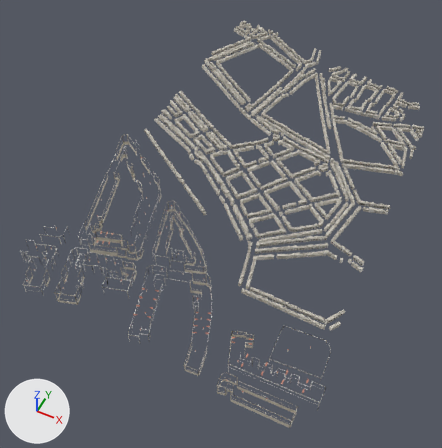
The glTF model public/tiles/norte/d_7_0.glb as it was, and as the next commit left it.
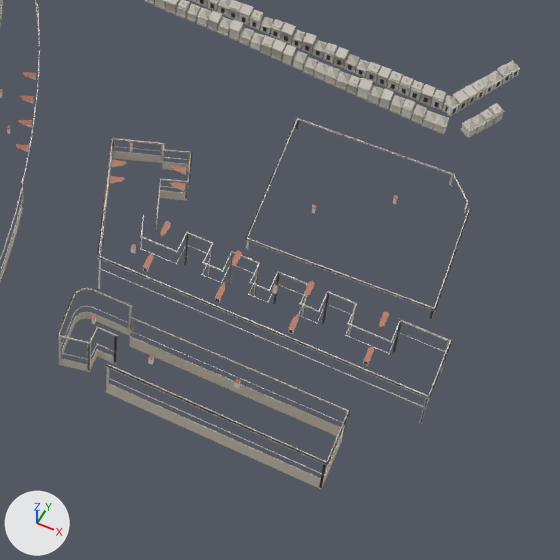
Old and new are each drawn whole from a 50 mm lens placed at (1933.0, 1200.0, 530.0), pointed at (1730.0, 1605.0, 24.0) and again close up on the part from 45% to 81% of the width and 65% to 100% of the height. Lighting does not change. The marker at lower left points along +X, +Y and +Z. The older version's two pictures come first. Where no turn or scale is listed for an object, it has been applied to the vertices. Vertices at exactly the same position are counted once.

In view in the first close-up: 'detail'.
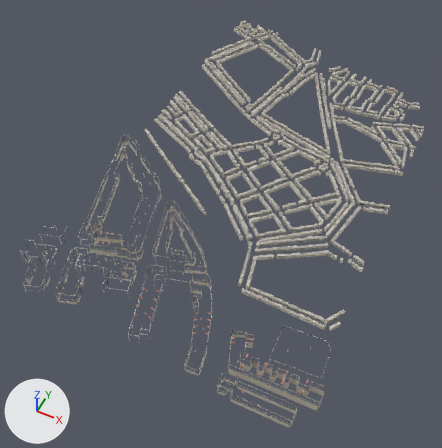
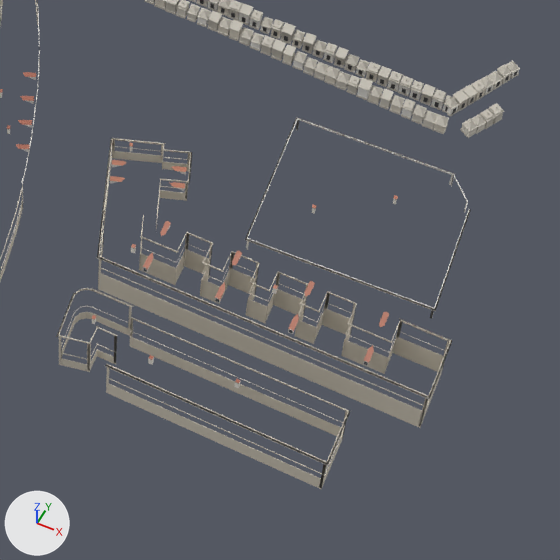
Patch to the scene script:
```diff
--- a/public/tiles/norte/d_7_0.glb.py
+++ b/public/tiles/norte/d_7_0.glb.py
@@ me_detail @@
 # used by ob_detail; location = (1751.7, 1662.7, 61.7)
-me_detail.from_pydata(...)  # 109532 vertices, 129932 faces; spans x -153.0..153.0, y -255.0..255.0, z -34.0..34.0
+me_detail.from_pydata(...)  # 109650 vertices, 130024 faces; spans x -153.0..153.0, y -255.0..255.0, z -34.0..34.0
+# me_detail part 1: the loose piece of 18 vertices spanning x 71.0..153.0, y -229.0..-212.0, z -4.0 is moved by (0.0, 0.0, 1.0)
+# me_detail part 2: the loose piece of 6 vertices spanning x 130.0..141.0, y -219.0..-218.0, z -4.0 is scaled about its middle by (0.994, 0.921, 34.5), then moved by (0.0, 0.0, -6.0)
+# me_detail part 3: the loose piece of 6 vertices spanning x 78.0..87.0, y -220.0, z -4.0 is moved by (53.0, 1.0, 1.0)
+# me_detail part 4: the loose piece of 14 vertices spanning x 123.0..130.0, y -219.0..-213.0, z -4.0 is moved by (0.0, 0.0, 1.0)
+# me_detail part 5: the loose piece of 6 vertices spanning x 118.0..123.0, y -219.0, z -4.0 is scaled about its middle by (0.99, 0.843, 34.5), then moved by (0.0, 0.0, -6.0)
+# me_detail part 6: the loose piece of 14 vertices spanning x 110.0..118.0, y -219.0..-214.0, z -4.0 is moved by (0.0, 0.0, 1.0)
+# me_detail part 7: the loose piece of 6 vertices spanning x 94.0..99.0, y -219.0, z -4.0 is scaled about its middle by (0.968, 0.826, 34.5), then moved by (12.0, 0.0, -6.0)
+# me_detail part 8: the loose piece of 14 vertices spanning x 99.0..106.0, y -219.0..-214.0, z -4.0 is moved by (0.0, 0.0, 1.0)
+# me_detail part 9: the loose piece of 6 vertices spanning x 67.0..71.0, y -229.0..-218.0, z -4.0 is scaled about its middle by (-1.26, 0.00893, 34.5), then moved by (27.0, 4.0, -6.0)
+# me_detail part 10: the loose piece of 14 vertices spanning x 87.0..94.0, y -220.0..-214.0, z -4.0 is moved by (0.0, 0.0, 1.0)
+# me_detail part 11: the loose piece of 6 vertices spanning x 78.0..87.0, y -220.0, z -4.0 is copied, and the copy is scaled about its middle by (0.994, 0.908, 34.5), then moved by (0.0, 0.0, -6.0); it spans x 78.0..87.0, y -220.0, z -14.0..-6.0
+# me_detail part 12: 2 vertices moved within x 99.0..118.0, y -214.0, z -14.0; 94 vertices added at x 67.0..153.0, y -229.0..-212.0, z -14.0..-3.0
+# other edits to the shape of me_detail do not show in these pictures
 me_detail.materials.append(mat_detail)
```

Location of each change, (x1, y1, x2, y2) in pixels of the close-ups (560 x 560 px; the box of a moved part takes in the faces that stretch with it):
part 1 of me_detail, moved or reshaped: before (98, 268, 445, 408); after (99, 267, 445, 407)
part 2 of me_detail, moved or reshaped: before (346, 335, 390, 354); after (341, 339, 388, 374)
part 3 of me_detail, moved or reshaped: before (140, 248, 176, 264); after (346, 334, 390, 353)
part 4 of me_detail, moved or reshaped: before (317, 304, 354, 336); after (317, 303, 355, 334)
part 5 of me_detail, moved or reshaped (not visible before): after (295, 320, 317, 344)
part 6 of me_detail, moved or reshaped: before (268, 284, 307, 316); after (268, 282, 306, 315)
part 7 of me_detail, moved or reshaped (not visible before): after (246, 299, 268, 324)
part 8 of me_detail, moved or reshaped: before (221, 265, 258, 295); after (222, 265, 257, 292)
part 9 of me_detail, moved or reshaped: before (100, 226, 104, 255); after (200, 279, 220, 304)
part 10 of me_detail, moved or reshaped: before (176, 245, 212, 275); after (176, 243, 212, 273)
part 11 of me_detail, added: after (139, 253, 177, 285)
part 12 of me_detail, built on: before (227, 257, 305, 316); after (98, 156, 447, 428)
